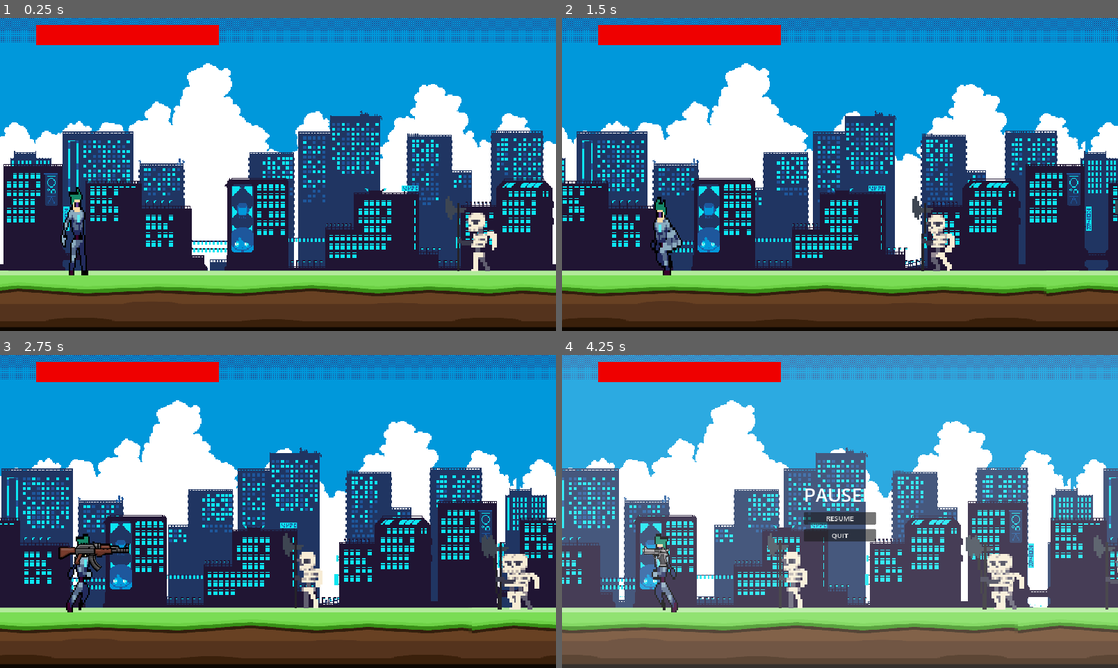
Above: before the commit, frames 1-4 (two rows, left to right).
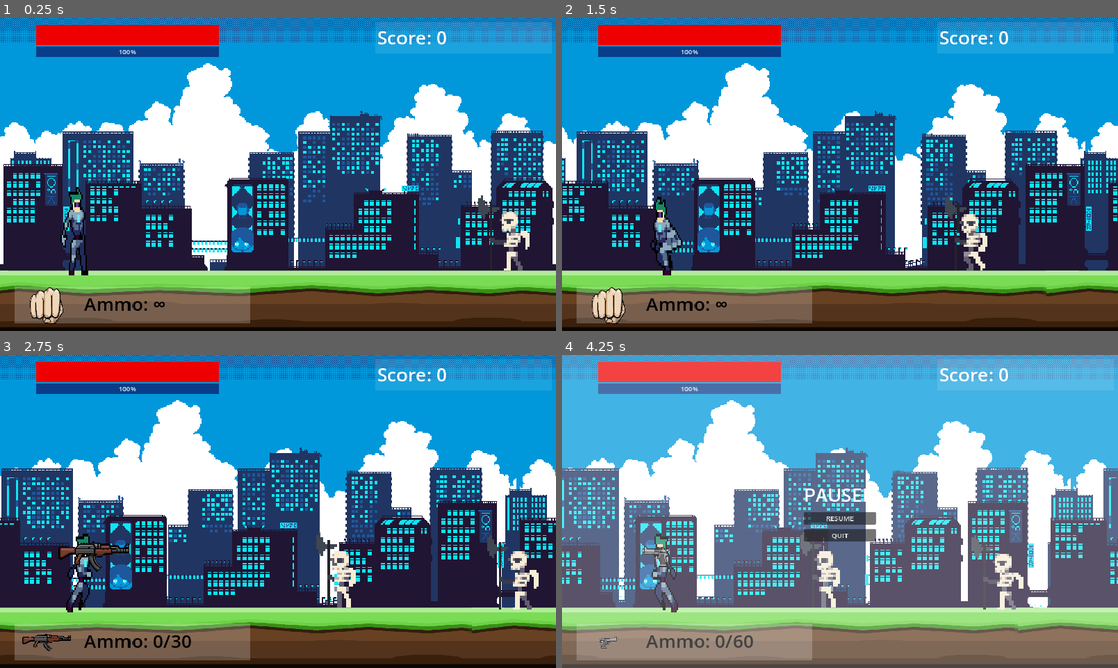
Above: after the commit, the same moments.

Repository: PandaHunterX/Cyber-Blasters
Game: Godot game, scene res://scenes/game.tscn
Same seed, same stepped clock (60 frames per second), same inputs: the game is played once before the commit and once after it. Before the commit the project starts from res://game.tscn.
Inputs:
- Up to frame 1 (0.25 s): no input
- Up to frame 2 (1.5 s): tap Enter at 0.5 s; hold D (right) 0.53-1.28 s; hold E (attack) 0.53-1.28 s; tap F (fire) at 0.8, 1.35 s; hold A (left) from 1.28 s (still down)
- Up to frame 3 (2.75 s): tap 4 (grenade_launcher) at 1.55 s; release A (left) at 2.03 s; hold D (right) from 2.03 s (still down); hold 4 (grenade_launcher) from 2.03 s (still down); tap 3 (laser_rifle) at 2.3 s
- Up to frame 4 (4.25 s): release 4 (grenade_launcher) at 2.78 s; tap 3 (laser_rifle) at 2.85 s; tap Tab (melee) at 3.05 s; release D (right) at 3.53 s; hold A (left) from 3.53 s (still down); hold Tab (melee) from 3.53 s (still down); tap 1 (pistol) at 3.8 s; tap Escape (pause) at 4.15 s

The runs differ from the first frame. In frame 1, 9.8% of the frame differs, in the area x 2-100%, y 1-98%; in frame 2, 9.9%; in frame 3, 10%; in frame 4, 13%.

Commit message:
Powerup and Ammo System Added
The game has now added powerup, and ammo for each guns. The game now offers scoring base on the number of enemies you've defeated

Diff:
--- a/game.tscn
+++ /dev/null
@@ -1,36 +0,0 @@
-[gd_scene load_steps=7 format=3 uid="uid://d1b02trcyeing"]
-
-[ext_resource type="Script" path="res://game.gd" id="1_h21nm"]
-[ext_resource type="PackedScene" uid="uid://bcne1d3p0amrk" path="res://scenes/background.tscn" id="1_joo2j"]
-[ext_resource type="PackedScene" uid="uid://dvqe5yrmnj22t" path="res://scenes/player.tscn" id="3_re4dx"]
-[ext_resource type="PackedScene" uid="uid://cy2ytach2fwsu" path="res://scenes/enemy_weak.tscn" id="3_w88dg"]
-[ext_resource type="PackedScene" uid="uid://c1yfdfrmpulxv" path="res://pause.tscn" id="5_avyhy"]
-
-[sub_resource type="Curve2D" id="Curve2D_w3axu"]
-
-[node name="Game" type="Node"]
-script = ExtResource("1_h21nm")
-
-[node name="Parallax2D" parent="." instance=ExtResource("1_joo2j")]
-
-[node name="Player" parent="." instance=ExtResource("3_re4dx")]
-position = Vector2(316, 765)
-
-[node name="Path2D" type="Path2D" parent="Player"]
-curve = SubResource("Curve2D_w3axu")
-
-[node name="PathFollow2D" type="PathFollow2D" parent="Player/Path2D"]
-
-[node name="Spawner" type="Marker2D" parent="Player/Path2D/PathFollow2D"]
-position = Vector2(1650, 142)
-
-[node name="enemyweak" parent="." instance=ExtResource("3_w88dg")]
-position = Vector2(1549, 901)
-
-[node name="Respawn" type="Timer" parent="."]
-
-[node name="CanvasLayer" type="CanvasLayer" parent="."]
-
-[node name="Pause" parent="CanvasLayer" instance=ExtResource("5_avyhy")]
-
-[connection signal="timeout" from="Respawn" to="." method="_on_respawn_timeout"]
--- /dev/null
+++ b/game_interface.tscn
@@ -0,0 +1,91 @@
+[gd_scene load_steps=7 format=3 uid="uid://1eiawil14myx"]
+
+[ext_resource type="Script" path="res://ingame_interface.gd" id="1_wtixd"]
+[ext_resource type="Texture2D" uid="uid://dri4wxcrpjjhg" path="res://assets/weapons/AK_full.png" id="2_va673"]
+
+[sub_resource type="StyleBoxLine" id="StyleBoxLine_b0qwp"]
+color = Color(0.340339, 0.340339, 0.340339, 1)
+
+[sub_resource type="StyleBoxFlat" id="StyleBoxFlat_sruer"]
+bg_color = Color(0.937255, 0, 0, 1)
+
+[sub_resource type="StyleBoxFlat" id="StyleBoxFlat_l6npd"]
+bg_color = Color(0.113725, 0.647059, 0.890196, 0.101961)
+
+[sub_resource type="StyleBoxFlat" id="StyleBoxFlat_cenq1"]
+bg_color = Color(0.0363013, 0.239566, 0.541154, 1)
+
+[node name="Control" type="Control"]
+layout_mode = 3
+anchors_preset = 15
+anchor_right = 1.0
+anchor_bottom = 1.0
+grow_horizontal = 2
+grow_vertical = 2
+script = ExtResource("1_wtixd")
+
+[node name="ColorRect" type="ColorRect" parent="."]
+layout_mode = 0
+offset_left = 1296.0
+offset_top = 15.0
+offset_right = 1905.0
+offset_bottom = 123.0
+color = Color(1, 1, 1, 0.105882)
+
+[node name="Score" type="Label" parent="ColorRect"]
+layout_mode = 0
+offset_left = 6.0
+offset_top = 7.0
+offset_right = 452.0
+offset_bottom = 95.0
+theme_override_font_sizes/font_size = 64
+text = "SCORE:"
+
+[node name="HealthBar" type="ProgressBar" parent="."]
+layout_mode = 0
+offset_left = 124.0
+offset_top = 23.0
+offset_right = 755.0
+offset_bottom = 93.0
+theme_override_styles/background = SubResource("StyleBoxLine_b0qwp")
+theme_override_styles/fill = SubResource("StyleBoxFlat_sruer")
+value = 100.0
+show_percentage = false
+
+[node name="PowerupBar" type="ProgressBar" parent="."]
+layout_mode = 0
+offset_left = 124.0
+offset_top = 99.0
+offset_right = 756.0
+offset_bottom = 126.0
+theme_override_font_sizes/font_size = 24
+theme_override_styles/background = SubResource("StyleBoxFlat_l6npd")
+theme_override_styles/fill = SubResource("StyleBoxFlat_cenq1")
+
+[node name="ColorRect2" type="ColorRect" parent="."]
+layout_mode = 0
+offset_left = 50.0
+offset_top = 927.0
+offset_right = 863.0
+offset_bottom = 1053.0
+color = Color(1, 1, 1, 0.211765)
+
+[node name="Weapon" type="TextureRect" parent="ColorRect2"]
+layout_mode = 2
+offset_left = 21.0
+offset_top = -10.0
+offset_right = 201.0
+offset_bottom = 141.0
+texture = ExtResource("2_va673")
+expand_mode = 1
+
+[node name="Ammo" type="Label" parent="ColorRect2"]
+layout_mode = 0
+offset_left = 240.0
+offset_top = 15.0
+offset_right = 763.0
+offset_bottom = 103.0
+theme_override_colors/font_color = Color(0, 0, 0, 1)
+theme_override_font_sizes/font_size = 64
+text = "Ammo:
+"
--- /dev/null
+++ b/global_script.gd
@@ -0,0 +1,74 @@
+extends Node
+
+#Player System
+var player_health = 100
+var player_speed = 300
+var score = 0
+var powerup_refill = 100
+
+#RNG System
+
+var rng = RandomNumberGenerator.new()
+
+#Weapon System
+const melee = preload("res://assets/weapons/fist.png")
+const pistol = preload("res://assets/weapons/pistol_full.png")
+const smg = preload("res://assets/weapons/Assault rifle_full.png")
+const laser_rifle = preload("res://assets/weapons/AK_full.png")
+const grenade_launcher = preload("res://assets/weapons/Shootgun_full.png")
+
+var pistol_bullets = 0
+var smg_bullets = 0
+var laser_bullets = 0
+var explosive_bullets = 0
+
+var pistol_limit = 60
+var smg_limit = 240
+var laser_limit = 30
+var explosive_limit = 5
+
+var melee_equip = true
+var pistol_equip = false
+var smg_equip = false
+var laser_rifle_equip = false
+var grenad_launcher_equip = false
+
+func ammo_limit():
+	if pistol_bullets > pistol_limit:
+		pistol_bullets = pistol_limit
+	if smg_bullets > smg_limit:
+		smg_bullets = smg_limit
+	if laser_bullets > laser_limit:
+		laser_bullets = laser_limit
+	if explosive_bullets > explosive_limit:
+		explosive_bullets = explosive_limit
+
+func add_ammo():
+	if pistol_bullets < pistol_limit:
+		pistol_bullets += 10
+	if smg_bullets < smg_limit:
+		smg_bullets += 30
+	if laser_bullets < laser_limit:
+		laser_bullets += 2
+	if explosive_bullets < explosive_limit:
+		explosive_bullets += 1
+	ammo_limit()
+
+#Powerup System:
+var speed_buff = 1
+var damage_buff = 1
+var fire_rate_buff = 1
+var power_activate = false
+
+func powerup():
+	speed_buff = 2
+	damage_buff = 2
+	fire_rate_buff += 1
+	power_activate = true
+	powerup_refill = 0
+
+func normal():
+	speed_buff = 1
+	damage_buff = 1
+	fire_rate_buff = 1
+	power_activate = false
--- /dev/null
+++ b/ingame_interface.gd
@@ -0,0 +1,32 @@
+extends Control
+
+@onready var weapon = $ColorRect2/Weapon
+@onready var ammo = $ColorRect2/Ammo
+
+func _ready() -> void:
+	pass # Replace with function body.
+
+
+# Called every frame. 'delta' is the elapsed time since the previous frame.
+func _process(delta: float) -> void:
+	$ColorRect/Score.text = "Score: " + str(Global.score)
+	$HealthBar.value = Global.player_health
+	$PowerupBar.value = Global.powerup_refill
+	weapons()
+
+func weapons():
+	if Global.pistol_equip:
+		weapon.texture = Global.pistol
+		ammo.text = "Ammo: " + str(Global.pistol_bullets) + "/" + str(Global.pistol_limit)
+	elif Global.smg_equip:
+		weapon.texture = Global.smg
+		ammo.text = "Ammo: " + str(Global.smg_bullets) + "/" + str(Global.smg_limit)
+	elif Global.laser_rifle_equip:
+		weapon.texture = Global.laser_rifle
+		ammo.text = "Ammo: " + str(Global.laser_bullets) + "/" + str(Global.laser_limit)
+	elif Global.grenad_launcher_equip:
+		weapon.texture = Global.grenade_launcher
+		ammo.text = "Ammo: " + str(Global.explosive_bullets) + "/" + str(Global.explosive_limit)
+	elif  Global.melee_equip:
+		weapon.texture = Global.melee
+		ammo.text = "Ammo: ∞"
--- a/project.godot
+++ b/project.godot
@@ -11,9 +11,13 @@
 [application]
 
 config/name="Cyberpunk Game"
-run/main_scene="res://game.tscn"
+run/main_scene="res://scenes/game.tscn"
 config/features=PackedStringArray("4.3", "Mobile")
 config/icon="res://assets/icon.svg"
+
+[autoload]
+
+Global="*res://global_script.gd"
 
 [display]
 
@@ -87,6 +91,11 @@
 "events": [Object(InputEventKey,"resource_local_to_scene":false,"resource_name":"","device":-1,"window_id":0,"alt_press …(191 unchanged characters)…
 ]
 }
+power_up={
+"deadzone": 0.5,
+"events": [Object(InputEventKey,"resource_local_to_scene":false,"resource_name":"","device":-1,"window_id":0,"alt_pressed":false,"shift_pressed":false,"ctrl_pressed":false,"meta_pressed":false,"pressed":false,"keycode":0,"physical_keycode":81,"key_label":0,"unicode":113,"location":0,"echo":false,"script":null)
+]
+}
 
 [physics]
 
--- /dev/null
+++ b/scenes/game.tscn
@@ -0,0 +1,38 @@
+[gd_scene load_steps=7 format=3 uid="uid://d1b02trcyeing"]
+
+[ext_resource type="Script" path="res://scripts/game.gd" id="1_5h3mg"]
+[ext_resource type="PackedScene" uid="uid://bcne1d3p0amrk" path="res://scenes/background.tscn" id="2_kpss6"]
+[ext_resource type="PackedScene" uid="uid://dvqe5yrmnj22t" path="res://scenes/player.tscn" id="3_wedu7"]
+[ext_resource type="PackedScene" uid="uid://cy2ytach2fwsu" path="res://scenes/enemy_weak.tscn" id="4_vjkqh"]
+[ext_resource type="PackedScene" uid="uid://c1yfdfrmpulxv" path="res://scenes/pause.tscn" id="5_iknmg"]
+
+[sub_resource type="Curve2D" id="Curve2D_w3axu"]
+
+[node name="Game" type="Node"]
+script = ExtResource("1_5h3mg")
+
+[node name="Parallax2D" parent="." instance=ExtResource("2_kpss6")]
+
+[node name="Player" parent="." instance=ExtResource("3_wedu7")]
+position = Vector2(316, 765)
+
+[node name="Path2D" type="Path2D" parent="Player"]
+curve = SubResource("Curve2D_w3axu")
+
+[node name="PathFollow2D" type="PathFollow2D" parent="Player/Path2D"]
+
+[node name="Spawner" type="Marker2D" parent="Player/Path2D/PathFollow2D"]
+position = Vector2(1650, 142)
+
+[node name="Respawn" type="Timer" parent="."]
+wait_time = 2.0
+
+[node name="CanvasLayer" type="CanvasLayer" parent="."]
+layer = 2
+
+[node name="Pause" parent="CanvasLayer" instance=ExtResource("5_iknmg")]
+
+[node name="enemyweak" parent="." instance=ExtResource("4_vjkqh")]
+position = Vector2(1663, 899)
+
+[connection signal="timeout" from="Respawn" to="." method="_on_respawn_timeout"]
--- /dev/null
+++ b/scenes/pause.tscn
@@ -0,0 +1,57 @@
+[gd_scene load_steps=2 format=3 uid="uid://c1yfdfrmpulxv"]
+
+[ext_resource type="Script" path="res://scripts/pause.gd" id="1_i7cv4"]
+
+[node name="Pause" type="Control"]
+process_mode = 3
+visible = false
+layout_mode = 3
+anchors_preset = 15
+anchor_right = 1.0
+anchor_bottom = 1.0
+grow_horizontal = 2
+grow_vertical = 2
+script = ExtResource("1_i7cv4")
+
+[node name="ColorRect" type="ColorRect" parent="."]
+layout_mode = 1
+anchors_preset = 15
+anchor_right = 1.0
+anchor_bottom = 1.0
+grow_horizontal = 2
+grow_vertical = 2
+color = Color(1, 1, 1, 0.258824)
+
+[node name="GridContainer" type="GridContainer" parent="."]
+layout_mode = 1
+anchors_preset = 8
+anchor_left = 0.5
+anchor_top = 0.5
+anchor_right = 0.5
+anchor_bottom = 0.5
+offset_left = -20.0
+offset_top = -20.0
+offset_right = 20.0
+offset_bottom = 20.0
+grow_horizontal = 2
+grow_vertical = 2
+theme_override_constants/v_separation = 16
+
+[node name="Label" type="Label" parent="GridContainer"]
+layout_mode = 2
+theme_override_font_sizes/font_size = 64
+text = "PAUSED"
+
+[node name="Resume Button" type="Button" parent="GridContainer"]
+layout_mode = 2
+theme_override_font_sizes/font_size = 24
+text = "RESUME
+"
+
+[node name="Exit Button" type="Button" parent="GridContainer"]
+layout_mode = 2
+theme_override_font_sizes/font_size = 24
+text = "QUIT"
+
+[connection signal="pressed" from="GridContainer/Resume Button" to="." method="_on_resume_button_pressed"]
+[connection signal="pressed" from="GridContainer/Exit Button" to="." method="_on_exit_button_pressed"]
--- a/scenes/player.tscn
+++ b/scenes/player.tscn
@@ -6,7 +6,7 @@
 [ext_resource type="Texture2D" uid="uid://bwhmhqm2g08v1" path="res://assets/main character/Cyborg_run.png" id="3_fxmvc"]
 [ext_resource type="Texture2D" uid="uid://p5nwibw7bl4i" path="res://assets/main character/Cyborg_attack1.png" id="4_hpghe"]
 [ext_resource type="Texture2D" uid="uid://cjvpdlbletswg" path="res://assets/main character/Cyborg_death.png" id="5_3kpce"]
-[ext_resource type="Script" path="res://scripts/playerMelee.gd" id="7_joafu"]
+[ext_resource type="PackedScene" uid="uid://1eiawil14myx" path="res://game_interface.tscn" id="8_6dwr8"]
 [ext_resource type="PackedScene" uid="uid://bpyw4xh44vyhs" path="res://scenes/weapon_system.tscn" id="8_uwpar"]
 
 [sub_resource type="RectangleShape2D" id="RectangleShape2D_74jxk"]
@@ -385,12 +385,6 @@
 [sub_resource type="RectangleShape2D" id="RectangleShape2D_pwefy"]
 size = Vector2(159, 91)
 
-[sub_resource type="StyleBoxLine" id="StyleBoxLine_efxq0"]
-color = Color(0.340339, 0.340339, 0.340339, 1)
-
-[sub_resource type="StyleBoxFlat" id="StyleBoxFlat_r0ikr"]
-bg_color = Color(0.937255, 0, 0, 1)
-
 [node name="Player" type="CharacterBody2D"]
 texture_filter = 1
 position = Vector2(330, 724)
@@ -421,7 +415,6 @@
 
 [node name="meleehitbox" type="Area2D" parent="."]
 collision_layer = 0
-script = ExtResource("7_joafu")
 
 [node name="CollisionShape2D" type="CollisionShape2D" parent="meleehitbox"]
 position = Vector2(67, -28)
@@ -430,18 +423,13 @@
 [node name="AnimationCooldown" type="Timer" parent="."]
 wait_time = 0.2
 
+[node name="PowerupDuration" type="Timer" parent="."]
+wait_time = 5.0
+
 [node name="CanvasLayer" type="CanvasLayer" parent="."]
 
-[node name="HealthBar" type="ProgressBar" parent="CanvasLayer"]
-offset_left = 124.0
-offset_top = 23.0
-offset_right = 755.0
-offset_bottom = 93.0
-theme_override_styles/background = SubResource("StyleBoxLine_efxq0")
-theme_override_styles/fill = SubResource("StyleBoxFlat_r0ikr")
-max_value = 1000.0
-value = 1000.0
-show_percentage = false
-
-[connection signal="body_entered" from="meleehitbox" to="meleehitbox" method="_on_body_entered"]
+[node name="Control" parent="CanvasLayer" instance=ExtResource("8_6dwr8")]
+
+[connection signal="body_entered" from="meleehitbox" to="." method="_on_meleehitbox_body_entered"]
 [connection signal="timeout" from="AnimationCooldown" to="." method="_on_animation_cooldown_timeout"]
+[connection signal="timeout" from="PowerupDuration" to="." method="_on_powerup_duration_timeout"]
--- a/scripts/bullet.gd
+++ b/scripts/bullet.gd
@@ -8,6 +8,9 @@
 
 
 func _on_bullet_hitbox_body_entered(body: Node2D) -> void:
-	if body.has_method("bullet_hit"):
-		body.bullet_hit()
+	if body.has_method("pistol_hit") and Global.pistol_equip:
+		body.pistol_hit()
 		queue_free()
+	elif body.has_method("smg_hit") and Global.smg_equip:
+		body.smg_hit()
+		queue_free()
--- a/scripts/enemy_weak.gd
+++ b/scripts/enemy_weak.gd
@@ -32,24 +32,29 @@
 	move_and_slide()
 
 func melee_hit():
-	health -= 200
+	health -= 200 * Global.damage_buff
 	is_hit = true  # Set hit flag to true
 	$AnimationPlayer.play("hit")
 	enemy_health()
-	$AttackCooldown.start()
-	print(health)  # Start cooldown to reset hit
+	$AttackCooldown.start()  # Start cooldown to reset hit
 
-func bullet_hit():
-	health -= 50
+func pistol_hit():
+	health -= 50 * Global.damage_buff
 	is_hit = true  # Set hit flag to true
 	$AnimationPlayer.play("hit")
 	enemy_health()
-	$AttackCooldown.start()
-	print("pistol hit:")
-	print(health)  # Start cooldown to reset hit
+	$AttackCooldown.start() # Start cooldown to reset hit
+
+func smg_hit():
+	health -= 30 * Global.damage_buff
+	speed -= 5
+	is_hit = true  # Set hit flag to true
+	$AnimationPlayer.play("hit")
+	enemy_health()
+	$AttackCooldown.start() # Start cooldown to reset hit
 
 func laser_hit():
-	health -= 250
+	health -= 250 * Global.damage_buff
 	speed -= 50
 	is_hit = true  # Set hit flag to true
 	$AnimationPlayer.play("hit")
@@ -57,7 +62,7 @@
 	$AttackCooldown.start()  # Start cooldown to reset hit
 
 func explosive_hit():
-	health -= 1000
+	health -= 1000 * Global.damage_buff
 	is_hit = true  # Set hit flag to true
 	$AnimationPlayer.play("hit")
 	enemy_health()
@@ -66,16 +71,20 @@
 func enemy_health():
 	if health <= 0:
 		$PlayerDetction/CollisionShape2D.set_deferred("disabled", true)
+		set_physics_process(false)
+		$AnimationPlayer.stop()
 		$AnimationPlayer.play("death")
 		$AttackCooldown.stop()
+		Global.add_ammo()
+		Global.score += 100
+		if not Global.power_activate:
+			Global.powerup_refill += 5
 		await $AnimationPlayer.animation_finished
-		set_physics_process(false)
 		queue_free()
 
 func _on_player_hit_body_entered(body: Node2D) -> void:
 	if body.has_method("weak_hit"):
 		body.weak_hit()
-		pass
 
 
 func _on_player_detction_body_entered(body: Node2D) -> void:
--- a/scripts/player.gd
+++ b/scripts/player.gd
@@ -4,25 +4,21 @@
 @onready var sprite = $Sprite2D
 @onready var melee = $meleehitbox
 @onready var weapon = find_child("Weapon")
-@onready var health_bar: ProgressBar = $CanvasLayer/HealthBar
 
 var notmoving = true
 var is_hit = false
-var health = 1000
-var speed = 300
 var horizontal_direction = null
 var isdead = false
 var weapon_equip = false
 
 func _ready() -> void:
 	$meleehitbox/CollisionShape2D.disabled = true
-	health_bar.value = health
 	weapon.texture = null
 
 func _physics_process(delta: float) -> void:
 	if not isdead:
-		var horizontal_direction = Input.get_axis("left", "right")
-		velocity.x = speed * horizontal_direction
+		horizontal_direction = Input.get_axis("left", "right")
+		velocity.x = (Global.player_speed * Global.speed_buff) * horizontal_direction
 		var isLeft = velocity.x < 0
 		sprite.flip_h = isLeft
 		weapon.flip_h = isLeft
@@ -33,10 +29,16 @@
 	if event.is_action_pressed("attack") and notmoving and not isdead and not weapon_equip:
 		ap.play("attack")
 		$AnimationCooldown.start()
+		await ap.animation_finished
+		notmoving = false
 	elif event.is_action_pressed("pistol") or event.is_action_pressed("smg") or event.is_action_pressed("laser_rifle") or event.is_action_pressed("grenade_launcher"):
 		weapon_equip = true
 	elif event.is_action_pressed("melee"):
 		weapon_equip = false
+	elif event.is_action_pressed("power_up") and Global.powerup_refill == 100:
+		Global.powerup()
+		$PowerupDuration.start()
+
 func update_animations(horizontal_direction):
 	if not isdead:
 		if horizontal_direction == 0:
@@ -49,20 +51,29 @@
 				notmoving = false
 
 func weak_hit():
-	health -= 100
-	health_bar.value = health
+	Global.player_health -= 10
 	is_hit = true
-	print(health)
 	ap.play("damaged")
 	$AnimationCooldown.start()
 	player_health()
 
 func  player_health():
-	if health <= 0:
+	if Global.player_health <= 0:
 		ap.play("death")
 		isdead = true
 		weapon.texture = null
 
 func _on_animation_cooldown_timeout() -> void:
+	is_hit = false
 	update_animations(horizontal_direction)
 	$AnimationCooldown.stop()
+
+
+func _on_meleehitbox_body_entered(body: Node2D) -> void:
+		if body.has_method("melee_hit"):
+			body.melee_hit()
+
+
+func _on_powerup_duration_timeout() -> void:
+	Global.normal()
+	$PowerupDuration.stop()
--- a/scripts/playerMelee.gd
+++ /dev/null
@@ -1,7 +0,0 @@
-extends Area2D
-
-
-
-func _on_body_entered(body: Node2D) -> void:
-	if body.has_method("melee_hit"):
-		body.melee_hit()
--- a/scripts/weapon_system.gd
+++ b/scripts/weapon_system.gd
@@ -4,20 +4,10 @@
 @onready var laserbullet = preload("res://scenes/laser.tscn")
 @onready var grenadebullet = preload("res://scenes/explosion.tscn")
 
-const pistol = preload("res://assets/weapons/pistol_full.png")
-const smg = preload("res://assets/weapons/Assault rifle_full.png")
-const laser_rifle = preload("res://assets/weapons/AK_full.png")
-const grenade_launcher = preload("res://assets/weapons/Shootgun_full.png")
-
 var can_shoot = true
 var is_shooting = false
 var shoot_timer = 0
-
-var melee_equip = true
-var basic_weapon_equip = false
-var laser_rifle_equip = false
-var grenad_launcher_equip = false
-
+var can_change = true
 
 func _ready() -> void:
 	$WeaponCooldown.wait_time = 0.2
@@ -31,71 +21,85 @@
 			shoot_timer += delta
 			shoot_timer = 0
 		else:
+			can_change = false
 			is_shooting = true
 			shoot_timer = 0
 	if Input.is_action_just_released("fire"):
 		is_shooting = false
+		can_change = true
 
 func _unhandled_input(event: InputEvent) -> void:
-	if event.is_action_pressed("melee"):
+	if event.is_action_pressed("melee") and can_change:
 		$Weapon.texture = null
-		melee_equip = true
-		basic_weapon_equip = false
-		laser_rifle_equip = false
-		grenad_launcher_equip = false
+		Global.melee_equip = true
+		Global.pistol_equip = false
+		Global.smg_equip = false
+		Global.laser_rifle_equip = false
+		Global.grenad_launcher_equip = false
 		can_shoot = false
-	elif event.is_action_pressed("pistol"):
-		$Weapon.texture = pistol
-		basic_weapon_equip = true
-		$WeaponCooldown.wait_time = 0.8
+	elif event.is_action_pressed("pistol") and can_change:
+		$Weapon.texture = Global.pistol
+		Global.melee_equip = false
+		Global.pistol_equip = true
+		Global.smg_equip = false
+		Global.laser_rifle_equip = false
+		Global.grenad_launcher_equip = false
+		$WeaponCooldown.wait_time = 0.8 / Global.fire_rate_buff
 		can_shoot = true
-	elif event.is_action_pressed("smg"):
-		$Weapon.texture = smg
-		$WeaponCooldown.wait_time = 0.2
-		basic_weapon_equip = true
+	elif event.is_action_pressed("smg") and can_change:
+		$Weapon.texture = Global.smg
+		$WeaponCooldown.wait_time = 0.2 / Global.fire_rate_buff
+		Global.melee_equip = false
+		Global.pistol_equip = false
+		Global.smg_equip = true
+		Global.laser_rifle_equip = false
+		Global.grenad_launcher_equip = false
 		can_shoot = true
-	elif  event.is_action_pressed("laser_rifle"):
-		$Weapon.texture = laser_rifle
-		$WeaponCooldown.wait_time = 1.5
-		melee_equip = false
-		basic_weapon_equip = false
-		laser_rifle_equip = true
-		grenad_launcher_equip = false
+	elif  event.is_action_pressed("laser_rifle") and can_change:
+		$Weapon.texture = Global.laser_rifle
+		$WeaponCooldown.wait_time = 1.6 / Global.fire_rate_buff
+		Global.melee_equip = false
+		Global.pistol_equip = false
+		Global.smg_equip = false
+		Global.laser_rifle_equip = true
+		Global.grenad_launcher_equip = false
 		can_shoot = true
-	elif event.is_action_pressed("grenade_launcher"):
-		$Weapon.texture = grenade_launcher
-		$WeaponCooldown.wait_time = 2
-		melee_equip = false
-		basic_weapon_equip = false
-		laser_rifle_equip = false
-		grenad_launcher_equip = true
+	elif event.is_action_pressed("grenade_launcher") and can_change:
+		$Weapon.texture = Global.grenade_launcher
+		$WeaponCooldown.wait_time = 2 / Global.fire_rate_buff
+		Global.melee_equip = false
+		Global.pistol_equip = false
+		Global.smg_equip = false
+		Global.laser_rifle_equip = false
+		Global.grenad_launcher_equip = true
 		can_shoot = true
-	elif event.is_action_pressed("pistol") or event.is_action_pressed("smg"):
-		melee_equip = false
-		basic_weapon_equip = false
-		laser_rifle_equip = false
-		grenad_launcher_equip = false
 
 func basic_fire():
-	if can_shoot and is_shooting and basic_weapon_equip:
+	if can_shoot and is_shooting and ((Global.pistol_equip and Global.pistol_bullets >= 1) or (Global.smg_equip and Global.smg_bullets >= 1)):
 		var bul = bullet.instantiate()
 		add_child(bul)
 		$WeaponCooldown.start()
 		can_shoot = false
+		if Global.pistol_equip:
+			Global.pistol_bullets -= 1
+		elif Global.smg_equip:
+			Global.smg_bullets -= 1
 
 func laser_fire():
-	if can_shoot and is_shooting and laser_rifle_equip:
+	if can_shoot and is_shooting and Global.laser_rifle_equip and Global.laser_bullets >= 1:
 		var laserbul = laserbullet.instantiate()
 		add_child(laserbul)
 		$WeaponCooldown.start()
 		can_shoot = false
+		Global.laser_bullets -= 1
 
 func grenade_fire():
-	if can_shoot and is_shooting and grenad_launcher_equip:
+	if can_shoot and is_shooting and Global.grenad_launcher_equip and Global.explosive_bullets >= 1:
 		var grenadebul = grenadebullet.instantiate()
 		add_child(grenadebul)
 		$WeaponCooldown.start()
 		can_shoot = false
+		Global.explosive_bullets -= 1
 
 func _on_weapon_cooldown_timeout() -> void:
 	can_shoot = true
Binary file added: assets/weapons/fist.png
Not shown, added: assets/weapons/fist.png.import
Not shown: 1 places in scenes/player.tscn that only renumber resources
Renamed: game.gd -> scripts/game.gd
